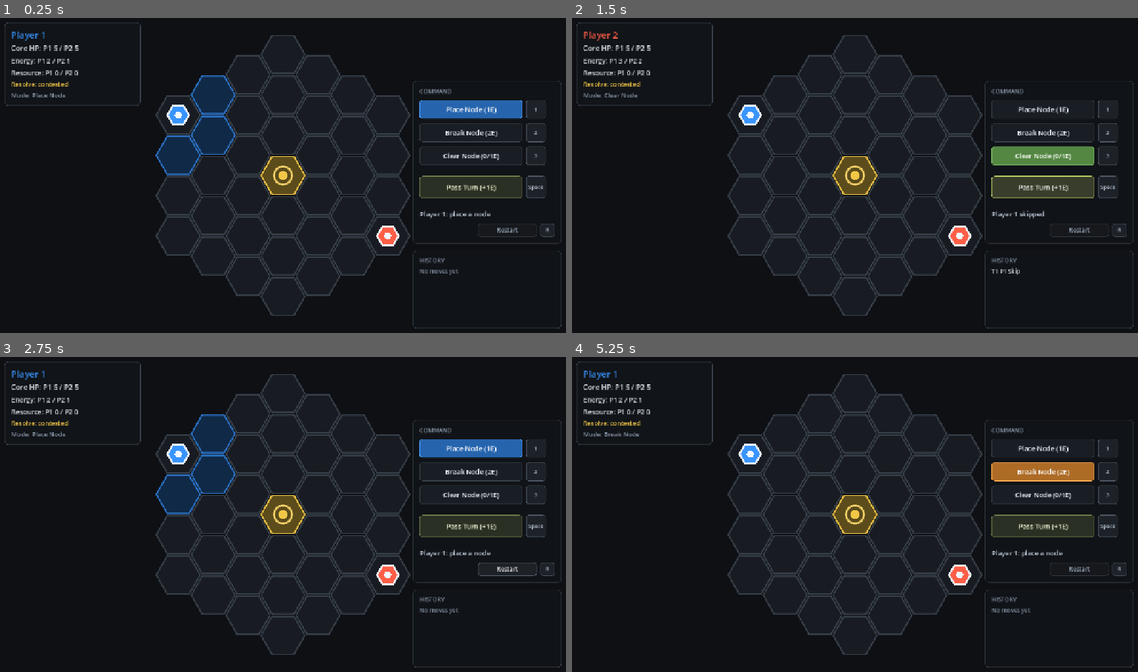
Above: before the commit, frames 1-4 (two rows, left to right).
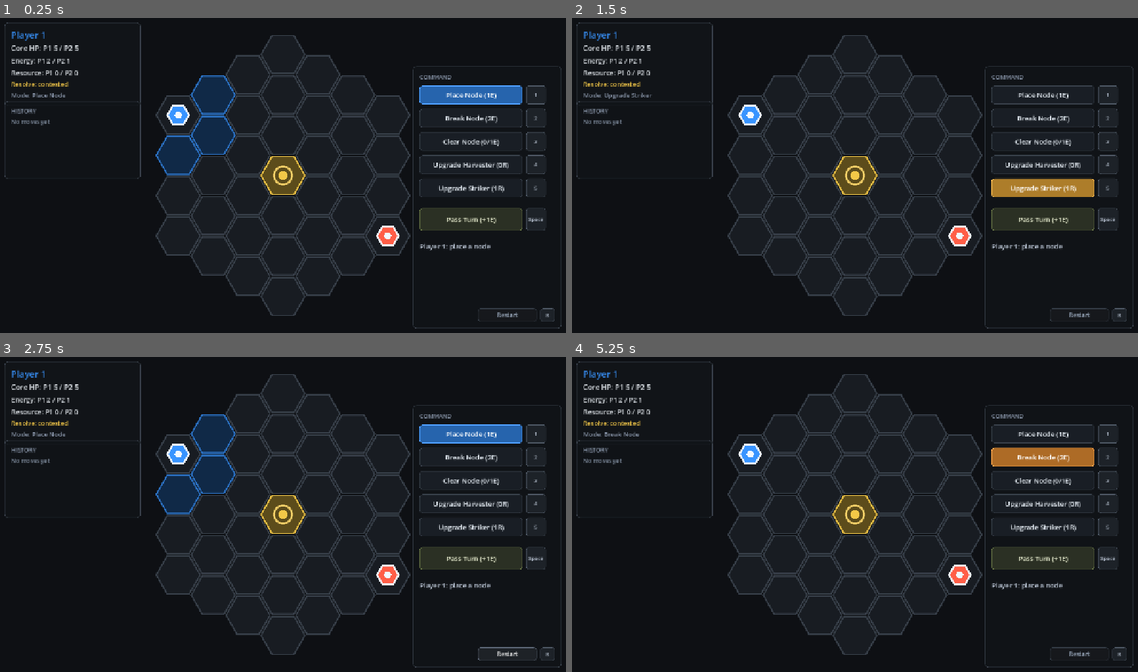
Above: after the commit, the same moments.

Repository: skulhex/hollow-grid
Game: Godot game, scene res://main.tscn
Same seed, same stepped clock (60 frames per second), same inputs: the game is played once before the commit and once after it.
Inputs (mouse positions are in pixels of both pictures, inside the frame that each line leads up to):
- Up to frame 1 (0.25 s): no input
- Up to frame 2 (1.5 s): click (1041, 166) at 0.5 s, where only the run after the commit has a clickable "Upgrade Harvester (0R)"; click (1041, 188) at 1.25 s, where only the run after the commit has a clickable "Upgrade Striker (1R)"
- Up to frame 3 (2.75 s): click "Restart" at 2 s
- Up to frame 4 (5.25 s): click "Restart" at 2.75 s; click "Restart" at 3.5 s; click "Place Node (1E)" at 4.25 s; click "Break Node (2E)" at 5 s

The runs differ from the first frame. In frame 1, 5.1% of the frame differs, in the area x 0-100%, y 15-97%; in frame 2, 5.7%, in the area x 0-100%, y 4-97%; in frame 3, 5.2%; in frame 4, 5.2%.

Commit message:
Add node roles and upgrades

Diff:
--- a/game/main.tscn
+++ b/game/main.tscn
@@ -71,9 +71,9 @@
 anchor_left = 1.0
 anchor_right = 1.0
 offset_left = -350.0
-offset_top = 148.0
+offset_top = 116.0
 offset_right = -18.0
-offset_bottom = 510.0
+offset_bottom = 702.0
 grow_horizontal = 0
 mouse_filter = 0
 
@@ -146,6 +146,42 @@
 horizontal_alignment = 1
 vertical_alignment = 1
 
+[node name="HarvesterRow" type="HBoxContainer" parent="HUD/Root/CommandPanel/CommandMargin/CommandVBox"]
+layout_mode = 2
+theme_override_constants/separation = 8
+
+[node name="HarvesterButton" type="Button" parent="HUD/Root/CommandPanel/CommandMargin/CommandVBox/HarvesterRow"]
+custom_minimum_size = Vector2(230, 42)
+layout_mode = 2
+focus_mode = 0
+toggle_mode = true
+text = "Upgrade Harvester (0R)"
+
+[node name="HarvesterKeyLabel" type="Label" parent="HUD/Root/CommandPanel/CommandMargin/CommandVBox/HarvesterRow"]
+custom_minimum_size = Vector2(44, 42)
+layout_mode = 2
+text = "4"
+horizontal_alignment = 1
+vertical_alignment = 1
+
+[node name="StrikerRow" type="HBoxContainer" parent="HUD/Root/CommandPanel/CommandMargin/CommandVBox"]
+layout_mode = 2
+theme_override_constants/separation = 8
+
+[node name="StrikerButton" type="Button" parent="HUD/Root/CommandPanel/CommandMargin/CommandVBox/StrikerRow"]
+custom_minimum_size = Vector2(230, 42)
+layout_mode = 2
+focus_mode = 0
+toggle_mode = true
+text = "Upgrade Striker (1R)"
+
+[node name="StrikerKeyLabel" type="Label" parent="HUD/Root/CommandPanel/CommandMargin/CommandVBox/StrikerRow"]
+custom_minimum_size = Vector2(44, 42)
+layout_mode = 2
+text = "5"
+horizontal_alignment = 1
+vertical_alignment = 1
+
 [node name="CommandSeparator" type="HSeparator" parent="HUD/Root/CommandPanel/CommandMargin/CommandVBox"]
 layout_mode = 2
 
@@ -199,12 +235,10 @@
 [node name="HistoryPanel" type="PanelContainer" parent="HUD/Root"]
 layout_mode = 1
 anchors_preset = -1
-anchor_left = 1.0
-anchor_right = 1.0
-offset_left = -350.0
-offset_top = 528.0
-offset_right = -18.0
-offset_bottom = 702.0
+offset_left = 18.0
+offset_top = 194.0
+offset_right = 322.0
+offset_bottom = 368.0
 grow_horizontal = 0
 mouse_filter = 2
 
--- a/game/scripts/board_view.gd
+++ b/game/scripts/board_view.gd
@@ -141,9 +141,11 @@
 			draw_circle(center, 18.0, color)
 
 			if is_disabled:
+				_draw_node_role_mark(center, object.get("role", MatchState.NODE_CONDUIT), false)
 				_draw_disabled_overlay(center, GameDefs.player_color(object_owner))
 			else:
 				draw_circle(center, 8.0, Color(0.95, 0.97, 1.0, 0.78 if object.get("active", false) else 0.35))
+				_draw_node_role_mark(center, object.get("role", MatchState.NODE_CONDUIT), bool(object.get("active", false)))
 
 			if _is_threat_node(cell, resolve_preview):
 				var threat_color := GameDefs.player_color(object_owner).lightened(0.28)
@@ -177,6 +179,12 @@
 
 	if selected_action_type == GameAction.TYPE_CLEAR_NODE:
 		return Color(0.48, 0.78, 0.38)
+
+	if selected_action_type == GameAction.TYPE_UPGRADE_HARVESTER:
+		return _resource_color()
+
+	if selected_action_type == GameAction.TYPE_UPGRADE_STRIKER:
+		return _warning_color()
 
 	return GameDefs.player_color(match_state.current_player)
 
@@ -207,6 +215,28 @@
 	draw_line(center + Vector2(cross_size, -cross_size), center + Vector2(-cross_size, cross_size), disabled_mark, 2.4, true)
 
 
+func _draw_node_role_mark(center: Vector2, role: String, is_active: bool) -> void:
+	var alpha := 0.9 if is_active else 0.42
+
+	if role == MatchState.NODE_HARVESTER:
+		var resource_color := _resource_color()
+		resource_color.a = alpha
+		draw_arc(center, 10.5, 0.0, TAU, 36, resource_color, 2.8, true)
+	elif role == MatchState.NODE_STRIKER:
+		var warning_color := _warning_color()
+		warning_color.a = alpha
+		draw_arc(center, 10.5, 0.0, TAU, 36, warning_color, 2.8, true)
+		draw_line(center + Vector2(-5.0, 4.0), center + Vector2(5.0, -4.0), warning_color, 2.2, true)
+
+
+func _resource_color() -> Color:
+	return Color(0.45, 0.86, 0.46)
+
+
+func _warning_color() -> Color:
+	return Color(1.0, 0.72, 0.24)
+
+
 func _is_threatened_core(owner_player: String, resolve_preview: Dictionary) -> bool:
 	var threatened_cores: Array = resolve_preview.get("threatened_cores", [])
 	return threatened_cores.has(owner_player)
--- a/game/scripts/game_action.gd
+++ b/game/scripts/game_action.gd
@@ -4,6 +4,8 @@
 const TYPE_PLACE_NODE := "place_node"
 const TYPE_BREAK_NODE := "break_node"
 const TYPE_CLEAR_NODE := "clear_node"
+const TYPE_UPGRADE_HARVESTER := "upgrade_harvester"
+const TYPE_UPGRADE_STRIKER := "upgrade_striker"
 const TYPE_SKIP := "skip"
 
 const KEY_TYPE := "type"
@@ -36,6 +38,14 @@
 
 static func clear_node(action_player: String, action_cell: Vector2i) -> GameAction:
 	return GameAction.new(TYPE_CLEAR_NODE, action_player, action_cell, true)
+
+
+static func upgrade_harvester(action_player: String, action_cell: Vector2i) -> GameAction:
+	return GameAction.new(TYPE_UPGRADE_HARVESTER, action_player, action_cell, true)
+
+
+static func upgrade_striker(action_player: String, action_cell: Vector2i) -> GameAction:
+	return GameAction.new(TYPE_UPGRADE_STRIKER, action_player, action_cell, true)
 
 
 static func skip(action_player: String) -> GameAction:
@@ -86,7 +96,13 @@
 	if action_type == TYPE_SKIP:
 		return not has_cell
 
-	return action_type in [TYPE_PLACE_NODE, TYPE_BREAK_NODE, TYPE_CLEAR_NODE] and has_cell
+	return action_type in [
+		TYPE_PLACE_NODE,
+		TYPE_BREAK_NODE,
+		TYPE_CLEAR_NODE,
+		TYPE_UPGRADE_HARVESTER,
+		TYPE_UPGRADE_STRIKER,
+	] and has_cell
 
 
 static func _parse_cell(raw_cell: Variant) -> Vector2i:
--- a/game/scripts/hud.gd
+++ b/game/scripts/hud.gd
@@ -19,6 +19,8 @@
 @onready var place_button: Button = $Root/CommandPanel/CommandMargin/CommandVBox/PlaceRow/PlaceButton
 @onready var break_button: Button = $Root/CommandPanel/CommandMargin/CommandVBox/BreakRow/BreakButton
 @onready var clear_button: Button = $Root/CommandPanel/CommandMargin/CommandVBox/ClearRow/ClearButton
+@onready var harvester_button: Button = $Root/CommandPanel/CommandMargin/CommandVBox/HarvesterRow/HarvesterButton
+@onready var striker_button: Button = $Root/CommandPanel/CommandMargin/CommandVBox/StrikerRow/StrikerButton
 @onready var skip_button: Button = $Root/CommandPanel/CommandMargin/CommandVBox/SkipRow/SkipButton
 @onready var restart_button: Button = $Root/CommandPanel/CommandMargin/CommandVBox/UtilityRow/RestartButton
 @onready var status_label: Label = $Root/CommandPanel/CommandMargin/CommandVBox/StatusLabel
@@ -37,6 +39,8 @@
 	$Root/CommandPanel/CommandMargin/CommandVBox/PlaceRow/PlaceKeyLabel,
 	$Root/CommandPanel/CommandMargin/CommandVBox/BreakRow/BreakKeyLabel,
 	$Root/CommandPanel/CommandMargin/CommandVBox/ClearRow/ClearKeyLabel,
+	$Root/CommandPanel/CommandMargin/CommandVBox/HarvesterRow/HarvesterKeyLabel,
+	$Root/CommandPanel/CommandMargin/CommandVBox/StrikerRow/StrikerKeyLabel,
 	$Root/CommandPanel/CommandMargin/CommandVBox/SkipRow/SkipKeyLabel,
 	$Root/CommandPanel/CommandMargin/CommandVBox/UtilityRow/RestartKeyLabel,
 ]
@@ -48,6 +52,8 @@
 	place_button.pressed.connect(_on_place_pressed)
 	break_button.pressed.connect(_on_break_pressed)
 	clear_button.pressed.connect(_on_clear_pressed)
+	harvester_button.pressed.connect(_on_harvester_pressed)
+	striker_button.pressed.connect(_on_striker_pressed)
 	skip_button.pressed.connect(_on_skip_pressed)
 	restart_button.pressed.connect(_on_restart_pressed)
 
@@ -75,6 +81,8 @@
 	place_button.button_pressed = selected_action_type == GameAction.TYPE_PLACE_NODE
 	break_button.button_pressed = selected_action_type == GameAction.TYPE_BREAK_NODE
 	clear_button.button_pressed = selected_action_type == GameAction.TYPE_CLEAR_NODE
+	harvester_button.button_pressed = selected_action_type == GameAction.TYPE_UPGRADE_HARVESTER
+	striker_button.button_pressed = selected_action_type == GameAction.TYPE_UPGRADE_STRIKER
 
 	if match_state.finished:
 		status_label.add_theme_color_override("font_color", Color(1.0, 0.78, 0.28))
@@ -116,6 +124,8 @@
 	_style_action_button(place_button, Color(0.22, 0.58, 1.0))
 	_style_action_button(break_button, Color(1.0, 0.62, 0.22))
 	_style_action_button(clear_button, Color(0.48, 0.78, 0.38))
+	_style_action_button(harvester_button, Color(0.45, 0.86, 0.46))
+	_style_action_button(striker_button, Color(1.0, 0.72, 0.24))
 	_style_skip_button(skip_button)
 	_style_utility_button(restart_button)
 
@@ -205,6 +215,8 @@
 		MatchState.CLEAR_OWN_NODE_COST,
 		MatchState.CLEAR_ENEMY_NODE_COST,
 	]
+	harvester_button.text = "Upgrade Harvester (%dR)" % MatchState.HARVESTER_UPGRADE_RESOURCE_COST
+	striker_button.text = "Upgrade Striker (%dR)" % MatchState.STRIKER_UPGRADE_RESOURCE_COST
 	skip_button.text = "Pass Turn (+%dE)" % MatchState.SKIP_ENERGY_GAIN
 
 
@@ -246,6 +258,10 @@
 			return "Break"
 		GameAction.TYPE_CLEAR_NODE:
 			return "Clear"
+		GameAction.TYPE_UPGRADE_HARVESTER:
+			return "Harvester"
+		GameAction.TYPE_UPGRADE_STRIKER:
+			return "Striker"
 		GameAction.TYPE_SKIP:
 			return "Skip"
 		_:
@@ -272,6 +288,14 @@
 
 func _on_clear_pressed() -> void:
 	action_selected.emit(GameAction.TYPE_CLEAR_NODE)
+
+
+func _on_harvester_pressed() -> void:
+	action_selected.emit(GameAction.TYPE_UPGRADE_HARVESTER)
+
+
+func _on_striker_pressed() -> void:
+	action_selected.emit(GameAction.TYPE_UPGRADE_STRIKER)
 
 
 func _on_skip_pressed() -> void:
@@ -290,5 +314,9 @@
 			return "Break Node"
 		GameAction.TYPE_CLEAR_NODE:
 			return "Clear Node"
+		GameAction.TYPE_UPGRADE_HARVESTER:
+			return "Upgrade Harvester"
+		GameAction.TYPE_UPGRADE_STRIKER:
+			return "Upgrade Striker"
 		_:
 			return action_type
--- a/game/scripts/main.gd
+++ b/game/scripts/main.gd
@@ -65,6 +65,10 @@
 			_select_action(GameAction.TYPE_BREAK_NODE)
 		KEY_3:
 			_select_action(GameAction.TYPE_CLEAR_NODE)
+		KEY_4:
+			_select_action(GameAction.TYPE_UPGRADE_HARVESTER)
+		KEY_5:
+			_select_action(GameAction.TYPE_UPGRADE_STRIKER)
 		KEY_SPACE:
 			_skip_turn()
 		KEY_R:
@@ -74,8 +78,12 @@
 func _submit_selected_cell_action(cell: Vector2i) -> Dictionary:
 	if not match_state.can_target_action(selected_action_type, cell):
 		if match_state.can_target_action_shape(selected_action_type, cell) and not match_state.can_afford_target_action(match_state.current_player, selected_action_type, cell):
-			var required_cost := match_state.action_target_cost(match_state.current_player, selected_action_type, cell)
-			match_state.status_message = match_state.action_energy_requirement_message(selected_action_type, required_cost)
+			if match_state.action_uses_resource(selected_action_type):
+				var required_resource_cost := match_state.action_target_resource_cost(match_state.current_player, selected_action_type, cell)
+				match_state.status_message = match_state.action_resource_requirement_message(selected_action_type, required_resource_cost)
+			else:
+				var required_cost := match_state.action_target_cost(match_state.current_player, selected_action_type, cell)
+				match_state.status_message = match_state.action_energy_requirement_message(selected_action_type, required_cost)
 		else:
 			match_state.status_message = "Select a highlighted target for %s" % _action_label(selected_action_type)
 
@@ -92,6 +100,10 @@
 			return _submit_action(GameAction.break_node(match_state.current_player, cell))
 		GameAction.TYPE_CLEAR_NODE:
 			return _submit_action(GameAction.clear_node(match_state.current_player, cell))
+		GameAction.TYPE_UPGRADE_HARVESTER:
+			return _submit_action(GameAction.upgrade_harvester(match_state.current_player, cell))
+		GameAction.TYPE_UPGRADE_STRIKER:
+			return _submit_action(GameAction.upgrade_striker(match_state.current_player, cell))
 		_:
 			return {
 				"ok": false,
@@ -106,7 +118,13 @@
 
 
 func _select_action(action_type: String) -> void:
-	if action_type != GameAction.TYPE_PLACE_NODE and action_type != GameAction.TYPE_BREAK_NODE and action_type != GameAction.TYPE_CLEAR_NODE:
+	if action_type not in [
+		GameAction.TYPE_PLACE_NODE,
+		GameAction.TYPE_BREAK_NODE,
+		GameAction.TYPE_CLEAR_NODE,
+		GameAction.TYPE_UPGRADE_HARVESTER,
+		GameAction.TYPE_UPGRADE_STRIKER,
+	]:
 		return
 
 	selected_action_type = action_type
@@ -152,5 +170,9 @@
 			return "Break"
 		GameAction.TYPE_CLEAR_NODE:
 			return "Clear"
+		GameAction.TYPE_UPGRADE_HARVESTER:
+			return "Upgrade Harvester"
+		GameAction.TYPE_UPGRADE_STRIKER:
+			return "Upgrade Striker"
 		_:
 			return action_type
--- a/game/scripts/match_state.gd
+++ b/game/scripts/match_state.gd
@@ -3,6 +3,10 @@
 
 const OBJECT_CORE := "core"
 const OBJECT_NODE := "node"
+
+const NODE_CONDUIT := "conduit"
+const NODE_HARVESTER := "harvester"
+const NODE_STRIKER := "striker"
 
 const CONTROL_POINT := Vector2i(0, 0)
 
@@ -12,12 +16,14 @@
 const START_RESOURCE := 0
 const TURN_ENERGY_GAIN := 1
 const SKIP_ENERGY_GAIN := 1
-const CONTROL_POINT_RESOURCE_GAIN := 1
+const HARVESTER_RESOURCE_GAIN := 1
 const CORE_DAMAGE_PER_RESOLVE := 1
 const PLACE_NODE_COST := 1
 const BREAK_NODE_COST := 2
 const CLEAR_OWN_NODE_COST := 0
 const CLEAR_ENEMY_NODE_COST := 1
+const HARVESTER_UPGRADE_RESOURCE_COST := 0
+const STRIKER_UPGRADE_RESOURCE_COST := 1
 const SKIP_COST := 0
 
 var board_radius: int
@@ -97,6 +103,10 @@
 			return _apply_break_node(action)
 		GameAction.TYPE_CLEAR_NODE:
 			return _apply_clear_node(action)
+		GameAction.TYPE_UPGRADE_HARVESTER:
+			return _apply_upgrade_node(action, NODE_HARVESTER)
+		GameAction.TYPE_UPGRADE_STRIKER:
+			return _apply_upgrade_node(action, NODE_STRIKER)
 		GameAction.TYPE_SKIP:
 			return _apply_skip(action)
 		_:
@@ -116,6 +126,14 @@
 	return apply_action(GameAction.clear_node(current_player, cell))
 
 
+func upgrade_harvester(cell: Vector2i) -> Dictionary:
+	return apply_action(GameAction.upgrade_harvester(current_player, cell))
+
+
+func upgrade_striker(cell: Vector2i) -> Dictionary:
+	return apply_action(GameAction.upgrade_striker(current_player, cell))
+
+
 func skip_turn() -> Dictionary:
 	return apply_action(GameAction.skip(current_player))
 
@@ -173,6 +191,10 @@
 		return true
 
 	return has_active_neighbor(current_player, cell)
+
+
+func can_upgrade_node(cell: Vector2i) -> bool:
+	return _can_upgrade_node(current_player, cell)
 
 
 func can_target_action(action_type: String, cell: Vector2i) -> bool:
@@ -193,15 +215,23 @@
 			return can_break_node(cell)
 		GameAction.TYPE_CLEAR_NODE:
 			return can_clear_node(cell)
+		GameAction.TYPE_UPGRADE_HARVESTER, GameAction.TYPE_UPGRADE_STRIKER:
+			return can_upgrade_node(cell)
 		_:
 			return false
 
 
 func can_afford_action(player: String, action_type: String) -> bool:
+	if action_uses_resource(action_type):
+		return int(resources.get(player, 0)) >= action_resource_cost(action_type)
+
 	return int(energy.get(player, 0)) >= action_cost(action_type)
 
 
 func can_afford_target_action(player: String, action_type: String, cell: Vector2i) -> bool:
+	if action_uses_resource(action_type):
+		return int(resources.get(player, 0)) >= action_target_resource_cost(player, action_type, cell)
+
 	return int(energy.get(player, 0)) >= action_target_cost(player, action_type, cell)
 
 
@@ -219,11 +249,29 @@
 			return 0
 
 
+func action_resource_cost(action_type: String) -> int:
+	match action_type:
+		GameAction.TYPE_UPGRADE_HARVESTER:
+			return HARVESTER_UPGRADE_RESOURCE_COST
+		GameAction.TYPE_UPGRADE_STRIKER:
+			return STRIKER_UPGRADE_RESOURCE_COST
+
+	return 0
+
+
 func action_target_cost(player: String, action_type: String, cell: Vector2i) -> int:
 	if action_type == GameAction.TYPE_CLEAR_NODE:
 		return clear_node_cost(player, cell)
 
 	return action_cost(action_type)
+
+
+func action_target_resource_cost(_player: String, action_type: String, _cell: Vector2i) -> int:
+	return action_resource_cost(action_type)
+
+
+func action_uses_resource(action_type: String) -> bool:
+	return action_type == GameAction.TYPE_UPGRADE_HARVESTER or action_type == GameAction.TYPE_UPGRADE_STRIKER
 
 
 func clear_node_cost(player: String, cell: Vector2i) -> int:
@@ -248,6 +296,19 @@
 	]
 
 
+func action_resource_requirement_message(action_type: String, required_cost: int = -1) -> String:
+	var cost := required_cost
+
+	if cost < 0:
+		cost = action_resource_cost(action_type)
+
+	return "%s needs %d Resource to %s" % [
+		GameDefs.player_label(current_player),
+		cost,
+		_action_verb(action_type),
+	]
+
+
 func is_control_point(cell: Vector2i) -> bool:
 	return cell == CONTROL_POINT
 
@@ -296,17 +357,13 @@
 
 
 func resolve_preview() -> Dictionary:
-	var owner := control_point_owner(CONTROL_POINT)
-	var resource_awarded := 0
-
-	if not owner.is_empty():
-		resource_awarded = CONTROL_POINT_RESOURCE_GAIN
-
+	var resource_gain := _resource_preview()
 	var core_preview := _core_damage_preview()
 
 	return {
-		"resource_player": owner,
-		"resource_awarded": resource_awarded,
+		"resource_player": _single_resource_player(resource_gain),
+		"resource_awarded": _single_resource_awarded(resource_gain),
+		"resource_gain": resource_gain,
 		"core_damage": core_preview["core_damage"],
 		"threatened_cores": core_preview["threatened_cores"],
 		"threat_nodes": core_preview["threat_nodes"],
@@ -316,15 +373,20 @@
 func resolve_preview_message() -> String:
 	var preview := resolve_preview()
 	var messages: Array[String] = []
-	var resource_player: String = preview.get("resource_player", "")
-
-	if resource_player.is_empty():
+	var resource_gain: Dictionary = preview.get("resource_gain", {})
+	var any_resource_gain := false
+
+	for player in [GameDefs.PLAYER_ONE, GameDefs.PLAYER_TWO]:
+		var gain_amount := int(resource_gain.get(player, 0))
+
+		if gain_amount <= 0:
+			continue
+
+		any_resource_gain = true
+		messages.append("%s +%dR" % [_short_player_label(player), gain_amount])
+
+	if not any_resource_gain:
 		messages.append("contested")
-	else:
-		messages.append("%s +%dR" % [
-			_short_player_label(resource_player),
-			int(preview.get("resource_awarded", 0)),
-		])
 
 	var core_damage: Dictionary = preview.get("core_damage", {})
 
@@ -431,6 +493,25 @@
 		clear_message = "%s cleared a friendly disabled node" % GameDefs.player_label(current_player)
 
 	_complete_successful_action(action, clear_message)
+	return _result(true, status_message, action)
+
+
+func _apply_upgrade_node(action: GameAction, role: String) -> Dictionary:
+	if not can_upgrade_node(action.cell):
+		status_message = "%s cannot upgrade that node" % GameDefs.player_label(current_player)
+		return _result(false, status_message, action)
+
+	if not can_afford_target_action(current_player, action.action_type, action.cell):
+		var upgrade_cost := action_target_resource_cost(current_player, action.action_type, action.cell)
+		status_message = action_resource_requirement_message(action.action_type, upgrade_cost)
+		return _result(false, status_message, action)
+
+	_spend_resource(current_player, action_resource_cost(action.action_type))
+	objects[cell_key(action.cell)]["role"] = role
+	_complete_successful_action(action, "%s upgraded a %s" % [
+		GameDefs.player_label(current_player),
+		_node_role_label(role),
+	])
 	return _result(true, status_message, action)
 
 
@@ -497,19 +578,21 @@
 func _resolve_round() -> Dictionary:
 	_update_active_nodes()
 
-	var owner := control_point_owner(CONTROL_POINT)
-	var resource_awarded := 0
-
-	if not owner.is_empty():
-		resources[owner] += CONTROL_POINT_RESOURCE_GAIN
-		resource_awarded = CONTROL_POINT_RESOURCE_GAIN
+	var resource_gain := _resource_preview()
+
+	for player in [GameDefs.PLAYER_ONE, GameDefs.PLAYER_TWO]:
+		var gain_amount := int(resource_gain.get(player, 0))
+
+		if gain_amount > 0:
+			resources[player] += gain_amount
 
 	var core_damage := _apply_core_damage()
 
 	return {
 		"round": round_number,
-		"resource_player": owner,
-		"resource_awarded": resource_awarded,
+		"resource_player": _single_resource_player(resource_gain),
+		"resource_awarded": _single_resource_awarded(resource_gain),
+		"resource_gain": resource_gain,
 		"core_damage": core_damage,
 		"winner": _winner(),
 		"draw": _is_draw(),
@@ -578,6 +661,9 @@
 		if object.get("type") != OBJECT_NODE:
 			continue
 
+		if object.get("role", NODE_CONDUIT) != NODE_STRIKER:
+			continue
+
 		if object.get("disabled", false):
 			continue
 
@@ -599,15 +685,23 @@
 
 func _resolve_result_message(resolve_result: Dictionary) -> String:
 	var messages: Array[String] = []
-	var resource_player: String = resolve_result.get("resource_player", "")
-
-	if resource_player.is_empty():
+	var resource_gain: Dictionary = resolve_result.get("resource_gain", {})
+	var any_resource_gain := false
+
+	for player in [GameDefs.PLAYER_ONE, GameDefs.PLAYER_TWO]:
+		var gain_amount := int(resource_gain.get(player, 0))
+
+		if gain_amount <= 0:
+			continue
+
+		any_resource_gain = true
+		messages.append("Round resource: %s +%dR" % [
+			GameDefs.player_label(player),
+			gain_amount,
+		])
+
+	if not any_resource_gain:
 		messages.append("Round contested: no resource")
-	else:
-		messages.append("Round resource: %s +%dR" % [
-			GameDefs.player_label(resource_player),
-			int(resolve_result.get("resource_awarded", 0)),
-		])
 
 	var core_damage: Dictionary = resolve_result.get("core_damage", {})
 
@@ -628,6 +722,7 @@
 	move_history[last_index]["round"] = resolve_result["round"]
 	move_history[last_index]["resource_player"] = resolve_result["resource_player"]
 	move_history[last_index]["resource_awarded"] = resolve_result["resource_awarded"]
+	move_history[last_index]["resource_gain"] = resolve_result["resource_gain"]
 	move_history[last_index]["core_damage"] = resolve_result["core_damage"]
 	move_history[last_index]["winner"] = resolve_result["winner"]
 	move_history[last_index]["draw"] = resolve_result["draw"]
@@ -706,8 +801,88 @@
 			queue.append(neighbor)
 
 
+func _can_upgrade_node(player: String, cell: Vector2i) -> bool:
+	if not contains_cell(cell):
+		return false
+
+	var object := get_object(cell)
+
+	if object.is_empty():
+		return false
+
+	if object.get("type") != OBJECT_NODE:
+		return false
+
+	if object.get("owner") != player:
+		return false
+
+	if object.get("disabled", false):
+		return false
+
+	if not object.get("active", false):
+		return false
+
+	return object.get("role", NODE_CONDUIT) == NODE_CONDUIT
+
+
+func _resource_preview() -> Dictionary:
+	return {
+		GameDefs.PLAYER_ONE: _harvester_resource_gain(GameDefs.PLAYER_ONE),
+		GameDefs.PLAYER_TWO: _harvester_resource_gain(GameDefs.PLAYER_TWO),
+	}
+
+
+func _harvester_resource_gain(player: String) -> int:
+	for direction in HexGrid.DIRECTIONS:
+		var object := get_object(CONTROL_POINT + direction)
+
+		if object.is_empty():
+			continue
+
+		if object.get("owner") != player:
+			continue
+
+		if object.get("type") != OBJECT_NODE:
+			continue
+
+		if object.get("role", NODE_CONDUIT) != NODE_HARVESTER:
+			continue
+
+		if object.get("disabled", false):
+			continue
+
+		if object.get("active", false):
+			return HARVESTER_RESOURCE_GAIN
+
+	return 0
+
+
+func _single_resource_player(resource_gain: Dictionary) -> String:
+	var resource_player := ""
+
+	for player in [GameDefs.PLAYER_ONE, GameDefs.PLAYER_TWO]:
+		if int(resource_gain.get(player, 0)) <= 0:
+			continue
+
+		if not resource_player.is_empty():
+			return ""
+
+		resource_player = player
+
+	return resource_player
+
+
+func _single_resource_awarded(resource_gain: Dictionary) -> int:
+	var resource_player := _single_resource_player(resource_gain)
+
+	if resource_player.is_empty():
+		return 0
+
+	return int(resource_gain.get(resource_player, 0))
+
+
 func _add_object(cell: Vector2i, type: String, owner: String) -> void:
-	objects[cell_key(cell)] = {
+	var object := {
 		"cell": cell,
 		"type": type,
 		"owner": owner,
@@ -715,9 +890,18 @@
 		"disabled": false,
 	}
 
+	if type == OBJECT_NODE:
+		object["role"] = NODE_CONDUIT
+
+	objects[cell_key(cell)] = object
+
 
 func _spend_energy(player: String, amount: int) -> void:
 	energy[player] = maxi(0, int(energy.get(player, 0)) - amount)
+
+
+func _spend_resource(player: String, amount: int) -> void:
+	resources[player] = maxi(0, int(resources.get(player, 0)) - amount)
 
 
 func _grant_energy(player: String, amount: int) -> void:
@@ -732,10 +916,24 @@
 			return "break"
 		GameAction.TYPE_CLEAR_NODE:
 			return "clear"
+		GameAction.TYPE_UPGRADE_HARVESTER:
+			return "upgrade a Harvester"
+		GameAction.TYPE_UPGRADE_STRIKER:
+			return "upgrade a Striker"
 		GameAction.TYPE_SKIP:
 			return "skip"
 		_:
 			return action_type
+
+
+func _node_role_label(role: String) -> String:
+	match role:
+		NODE_HARVESTER:
+			return "Harvester"
+		NODE_STRIKER:
+			return "Striker"
+		_:
+			return "Conduit"
 
 
 func _parse_action(raw_action: Variant) -> GameAction:
Not shown, changed: docs/gdd.md
Not shown, changed: docs/mvp.md
